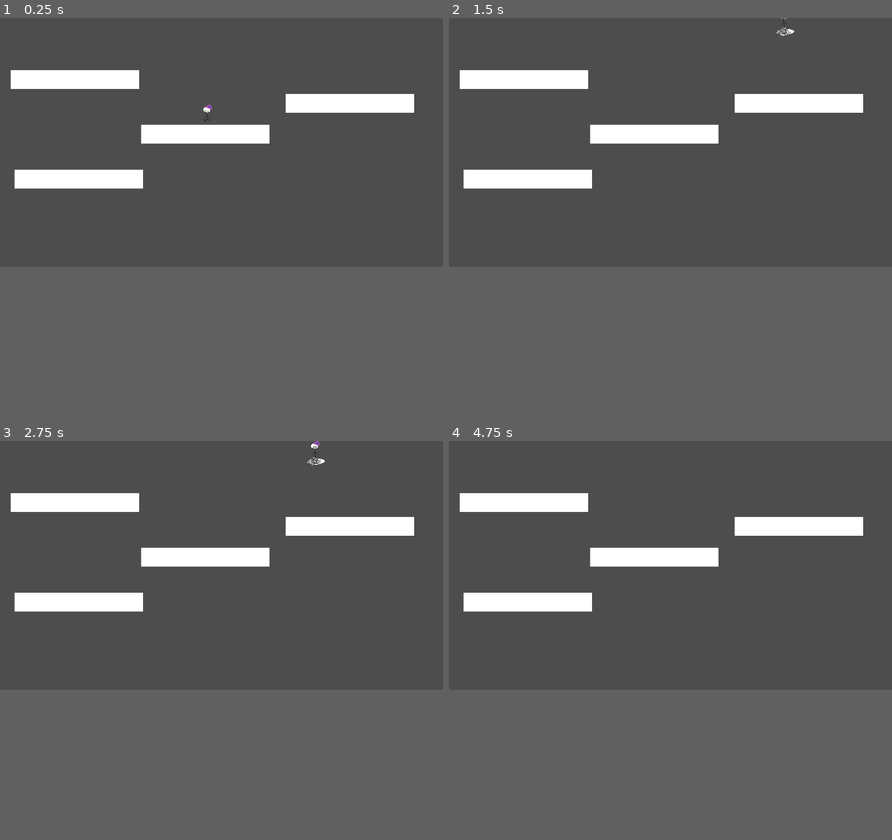
Above: before the commit, frames 1-4 (two rows, left to right).
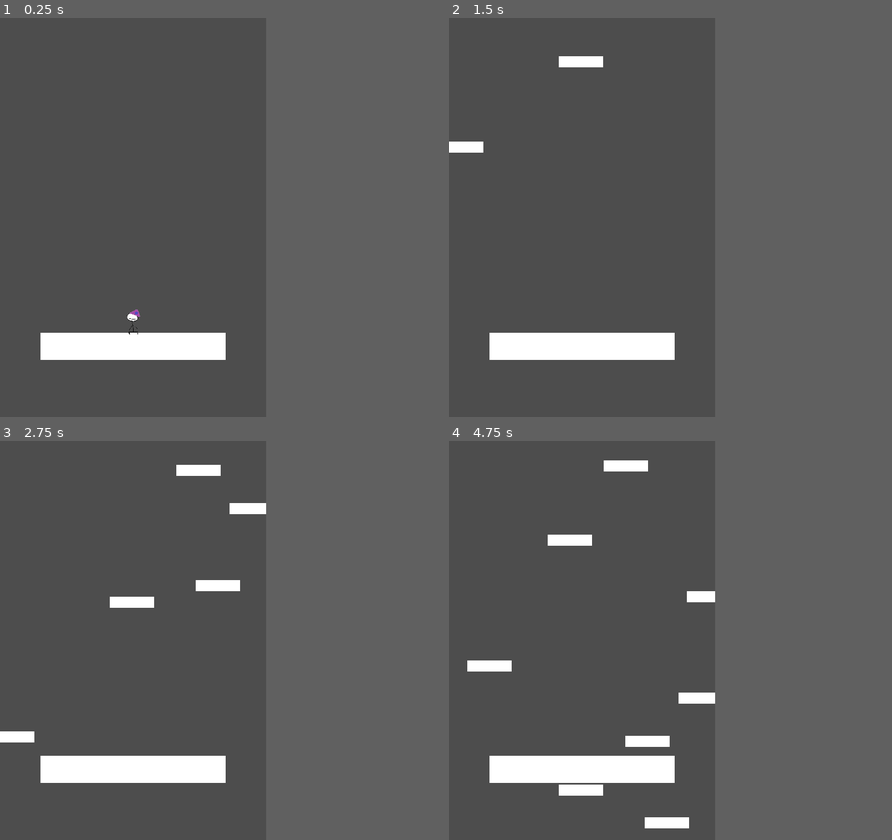
Above: after the commit, the same moments.

Repository: morleytj/running
Game: Godot game, scene res://main.tscn
The game is run twice, just before and just after one commit, with the same random seed, the same clock (stepped at 60 frames per second) and the same inputs. Before the commit the project has no main scene; this scene is started directly in both runs.
Inputs:
- Up to frame 1 (0.25 s): no input
- Up to frame 2 (1.5 s): hold Space (jump) 0.53-1.28 s; hold Right (move_right) from 0.53 s (still down); tap Space (jump) at 1.35 s
- Up to frame 3 (2.75 s): tap Space (jump) at 1.52, 1.82 s; release Right (move_right) at 2.03 s; hold Left (move_left) from 2.03 s (still down); hold Space (jump) from 2.03 s (still down)
- Up to frame 4 (4.75 s): release Left (move_left) at 2.78 s; release Space (jump) at 2.78 s; hold Right (move_right) 2.78-4.28 s; tap Space (jump) at 2.85, 3.02, 3.32, 4.35, 4.52 s; hold Space (jump) 3.53-4.28 s; hold Left (move_left) from 4.28 s (still down)
The window is 799x449 before the commit and 480x720 after it. Grey fills any space a smaller window leaves; there, only what the larger window draws over its background counts as a difference.

The runs differ from the first frame. In frame 1, 8.5% of the frame differs, in the area x 2-94%, y 13-86%; in frame 2, 9.0%; in frame 3, 9.3%; in frame 4, 10%, in the area x 2-94%, y 4-98%.

Commit message:
Made floors one way and added double jump code

Diff:
--- /dev/null
+++ b/falling_platform.gd
@@ -0,0 +1,18 @@
+extends AnimatableBody2D
+@export var fall_speed = 300
+
+# Called when the node enters the scene tree for the first time.
+func _ready():
+	pass # Replace with function body.
+
+
+# Called every frame. 'delta' is the elapsed time since the previous frame.
+func _process(delta):
+	pass
+
+func _physics_process(delta):
+	position.y += fall_speed*delta
+
+
+func _on_visible_on_screen_notifier_2d_screen_exited():
+	queue_free()
--- /dev/null
+++ b/falling_platform.tscn
@@ -0,0 +1,26 @@
+[gd_scene load_steps=4 format=3 uid="uid://cfi4x8dursukx"]
+
+[ext_resource type="Script" path="res://falling_platform.gd" id="1_426rf"]
+
+[sub_resource type="RectangleShape2D" id="RectangleShape2D_dxdgn"]
+size = Vector2(80, 20)
+
+[sub_resource type="CanvasTexture" id="CanvasTexture_ktloc"]
+
+[node name="FallingPlatform" type="AnimatableBody2D"]
+position = Vector2(127, 74)
+script = ExtResource("1_426rf")
+
+[node name="CollisionShape2D" type="CollisionShape2D" parent="."]
+shape = SubResource("RectangleShape2D_dxdgn")
+one_way_collision = true
+
+[node name="Sprite2D" type="Sprite2D" parent="."]
+position = Vector2(0, 4.76837e-07)
+scale = Vector2(80, 20)
+texture = SubResource("CanvasTexture_ktloc")
+
+[node name="VisibleOnScreenNotifier2D" type="VisibleOnScreenNotifier2D" parent="."]
+scale = Vector2(4, 1)
+
+[connection signal="screen_exited" from="VisibleOnScreenNotifier2D" to="." method="_on_visible_on_screen_notifier_2d_screen_exited"]
--- /dev/null
+++ b/floor.gd
@@ -0,0 +1,15 @@
+extends StaticBody2D
+
+
+# Called when the node enters the scene tree for the first time.
+func _ready():
+	$FloorTimer.start()
+
+
+# Called every frame. 'delta' is the elapsed time since the previous frame.
+func _process(delta):
+	pass
+
+
+func _on_floor_timer_timeout():
+	queue_free()
--- a/floor.tscn
+++ b/floor.tscn
@@ -1,4 +1,6 @@
-[gd_scene load_steps=4 format=3 uid="uid://dy5wmmt36xvma"]
+[gd_scene load_steps=5 format=3 uid="uid://dy5wmmt36xvma"]
+
+[ext_resource type="Script" path="res://floor.gd" id="1_hya1t"]
 
 [sub_resource type="PhysicsMaterial" id="PhysicsMaterial_myuuj"]
 
@@ -10,6 +12,7 @@
 [node name="Floor" type="StaticBody2D"]
 position = Vector2(534, 302)
 physics_material_override = SubResource("PhysicsMaterial_myuuj")
+script = ExtResource("1_hya1t")
 
 [node name="CollisionShape2D" type="CollisionShape2D" parent="."]
 shape = SubResource("RectangleShape2D_ph63b")
@@ -18,3 +21,9 @@
 position = Vector2(-1.33514e-05, 0.500004)
 scale = Vector2(334, 49)
 texture = SubResource("CanvasTexture_ri8no")
+
+[node name="FloorTimer" type="Timer" parent="."]
+wait_time = 5.0
+one_shot = true
+
+[connection signal="timeout" from="FloorTimer" to="." method="_on_floor_timer_timeout"]
--- /dev/null
+++ b/main.gd
@@ -0,0 +1,44 @@
+extends Node2D
+
+@export var platform_scene: PackedScene
+var score
+
+
+# Called when the node enters the scene tree for the first time.
+func _ready():
+	$PlatformTimer.start()
+	new_game()
+	pass # Replace with function body.
+
+
+# Called every frame. 'delta' is the elapsed time since the previous frame.
+func _process(delta):
+	pass
+
+
+func new_game():
+	score = 0
+	$Player.start($StartPosition.position)
+	$StartTimer.start()
+
+func game_over():
+	$PlatformTimer.stop()
+
+
+func _on_platform_timer_timeout():
+	#Create a new falling platform
+	var newPlat = platform_scene.instantiate()
+
+	#Choose a random location on the platform spawn path
+	var platform_spawn_loc = get_node("PlatformSpawnPath/PlatformSpawnLocation")
+	platform_spawn_loc.progress_ratio = randf()
+
+	#Set random position using the created var
+	newPlat.position = platform_spawn_loc.position
+
+	#Pick fallspeed
+	var fall = randf_range(150.0, 250.0)
+	newPlat.fall_speed=fall
+
+	#spawn the platform
+	add_child(newPlat)
--- a/main.tscn
+++ b/main.tscn
@@ -1,20 +1,52 @@
-[gd_scene load_steps=3 format=3 uid="uid://b4ayayle4uta0"]
+[gd_scene load_steps=7 format=3 uid="uid://b4ayayle4uta0"]
 
+[ext_resource type="Script" path="res://main.gd" id="1_68f62"]
 [ext_resource type="PackedScene" uid="uid://dy5wmmt36xvma" path="res://floor.tscn" id="1_wjm1g"]
 [ext_resource type="PackedScene" uid="uid://ct5d2wtofnjau" path="res://player.tscn" id="2_ihsri"]
+[ext_resource type="PackedScene" uid="uid://cfi4x8dursukx" path="res://falling_platform.tscn" id="2_rgmqg"]
+
+[sub_resource type="Curve2D" id="Curve2D_4l70m"]
+_data = {
+"points": PackedVector2Array(0, 0, 0, 0, 0, 0, 0, 0, 0, 0, 480, 0, 0, 0, 0, 0, 0, 0)
+}
+point_count = 3
+
+[sub_resource type="RectangleShape2D" id="RectangleShape2D_48qq4"]
+size = Vector2(480, 17)
 
 [node name="Main" type="Node2D"]
+script = ExtResource("1_68f62")
+platform_scene = ExtResource("2_rgmqg")
 
 [node name="Floor" parent="." instance=ExtResource("1_wjm1g")]
+position = Vector2(240, 592)
 
 [node name="Player" parent="." instance=ExtResource("2_ihsri")]
-position = Vector2(539, 162)
+position = Vector2(448, 312)
 
-[node name="Floor2" parent="." instance=ExtResource("1_wjm1g")]
-position = Vector2(910, 222)
+[node name="PlatformSpawnPath" type="Path2D" parent="."]
+curve = SubResource("Curve2D_4l70m")
 
-[node name="Floor3" parent="." instance=ExtResource("1_wjm1g")]
-position = Vector2(205, 419)
+[node name="PlatformSpawnLocation" type="PathFollow2D" parent="PlatformSpawnPath"]
 
-[node name="Floor4" parent="." instance=ExtResource("1_wjm1g")]
-position = Vector2(195, 160)
+[node name="PlatformTimer" type="Timer" parent="."]
+wait_time = 0.5
+
+[node name="ArtifactTimer" type="Timer" parent="."]
+wait_time = 0.5
+
+[node name="StartTimer" type="Timer" parent="."]
+wait_time = 2.0
+one_shot = true
+
+[node name="DeathZone" type="Area2D" parent="."]
+position = Vector2(256, 720)
+
+[node name="CollisionShape2D" type="CollisionShape2D" parent="DeathZone"]
+position = Vector2(-16, 0.5)
+shape = SubResource("RectangleShape2D_48qq4")
+
+[node name="StartPosition" type="Marker2D" parent="."]
+position = Vector2(240, 512)
+
+[connection signal="timeout" from="PlatformTimer" to="." method="_on_platform_timer_timeout"]
--- a/player.gd
+++ b/player.gd
@@ -1,9 +1,11 @@
 extends CharacterBody2D
 
 @export var run_speed = 350
-@export var jump_speed = -1000
+@export var jump_speed = -1150
 @export var gravity = 2500
 var screen_size
+var jump_max = 2
+@export var jump_count = 0
 
 signal jumping
 signal landed
@@ -19,17 +21,22 @@
 	velocity.x = 0
 	var right = Input.is_action_pressed("move_right")
 	var left = Input.is_action_pressed("move_left")
-	var jump = Input.is_action_pressed("jump")
 
-	if is_on_floor() and jump:
+	#use is_action_just_pressed so as not to multi count jumps
+	if jump_count<jump_max and Input.is_action_just_pressed("jump"):
+		print(jump_count)
 		velocity.y = jump_speed
+		jump_count+=1
 	if right:
 		velocity.x += run_speed
 	if left:
 		velocity.x -= run_speed
 
+
 func _physics_process(delta):
 	velocity.y += gravity * delta
+	if is_on_floor() and jump_count!=0:
+		jump_count=0
 	get_input()
 	move_and_slide()
 
@@ -41,3 +48,8 @@
 		$AnimatedSprite2D.animation = "running"
 	else:
 		$AnimatedSprite2D.animation = "standing"
+
+func start(pos):
+	position = pos
+	show()
+	$CollisionShape2D.disabled = false
--- a/player.tscn
+++ b/player.tscn
@@ -35,7 +35,7 @@
 size = Vector2(100, 218)
 
 [node name="Player" type="CharacterBody2D"]
-position = Vector2(539, 297)
+position = Vector2(250, 363)
 scale = Vector2(0.25, 0.25)
 script = ExtResource("1_6ysrt")
 metadata/_edit_group_ = true
--- a/project.godot
+++ b/project.godot
@@ -11,8 +11,15 @@
 [application]
 
 config/name="Running"
+run/main_scene="res://main.tscn"
 config/features=PackedStringArray("4.1", "Forward Plus")
 config/icon="res://icon.svg"
+
+[display]
+
+window/size/viewport_width=480
+window/size/viewport_height=720
+window/stretch/mode="canvas_items"
 
 [input]
 
